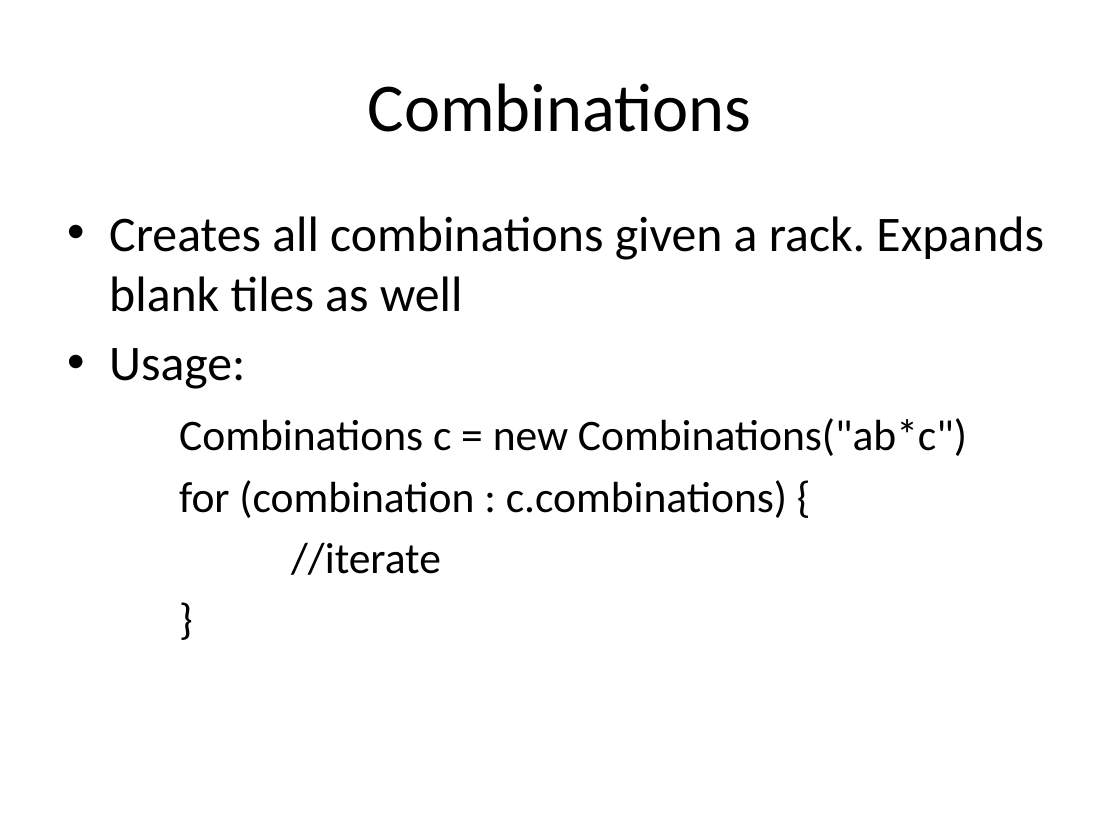
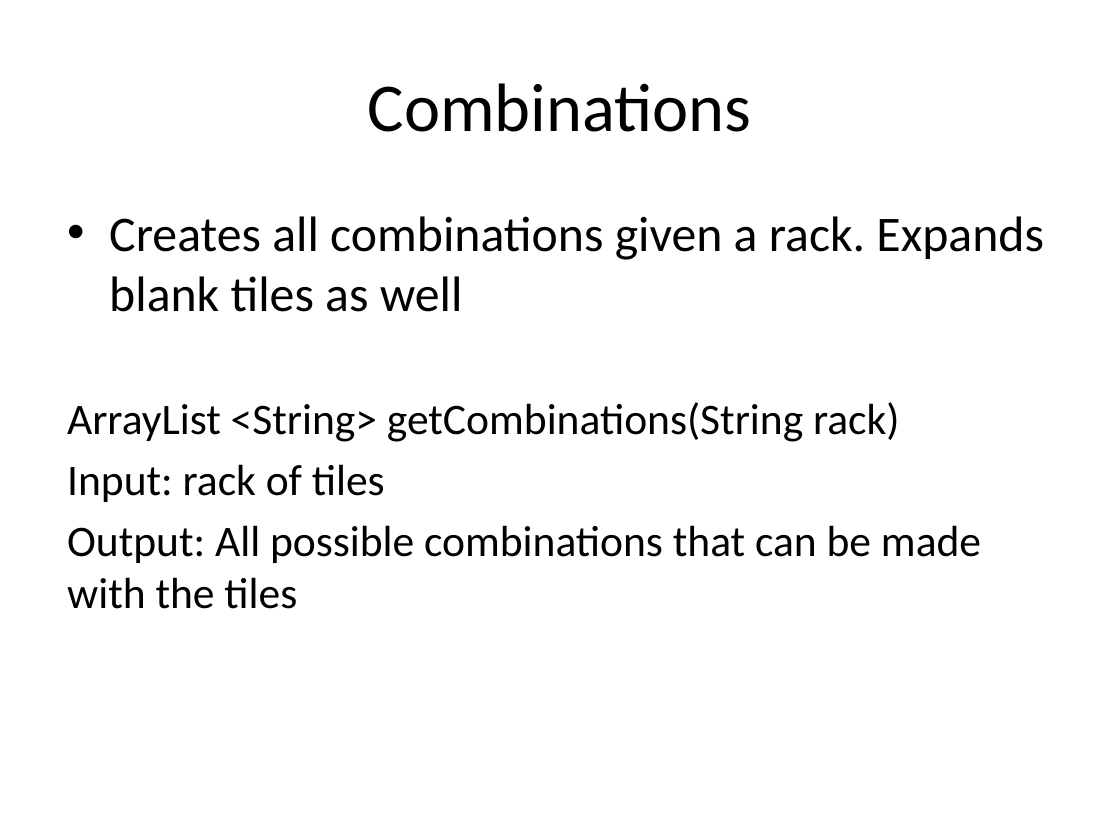
Before and after one commit to apoorvumang/Scrabble, a slide deck: slide 3 of Scrabble Word Suggestor.pptx. Drawn at 1120x840 pixels with LibreOffice and Linux fonts; fonts in the diff are those of the drawing. Boxes give left, top, right and bottom in pixels: in the first picture for what was removed or moved away, otherwise in the second. Text is boxed around its words. In the diff, an @@ line names an element or a change of style, - is before the commit and + after.

```diff
--- a/Scrabble Word Suggestor.pptx
+++ b/Scrabble Word Suggestor.pptx
@@ text at bbox=[67, 402, 981, 609]: text changed @@
-• Usage:
-Combinations c = new Combinations("ab*c")
-for (combination : c.combinations) {
-//iterate
-}
+ArrayList <String> getCombinations(String rack)
+Input: rack of tiles
+Output: All possible combinations that can be made with the tiles
```
Also in this commit, not shown: 1 other slide changed, 2 slides added, 1 slide removed, 8 other files.
